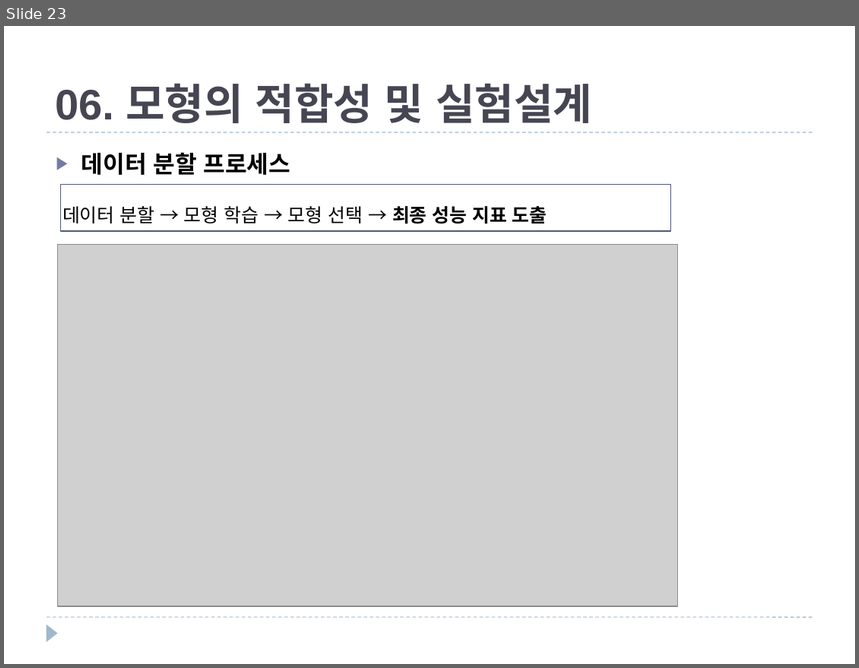
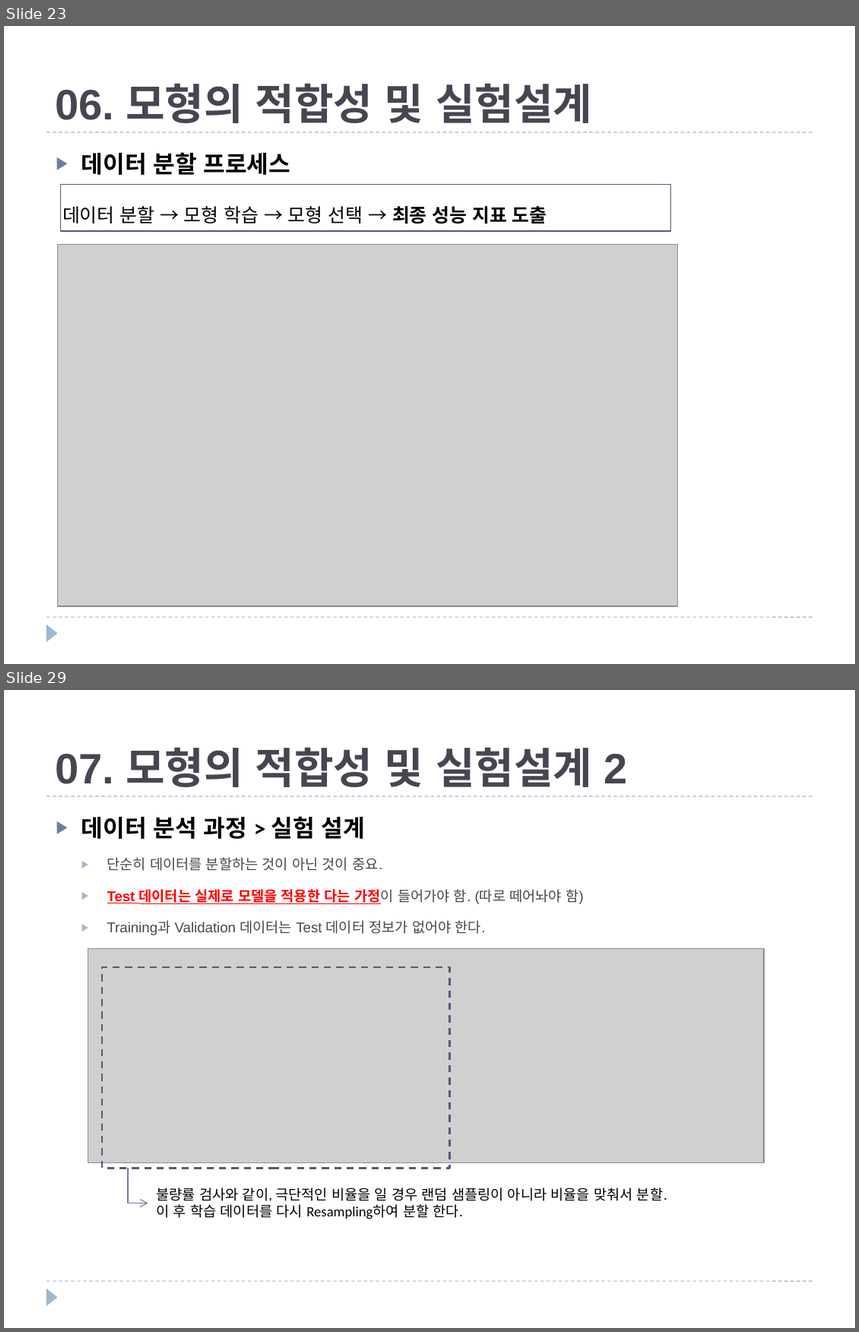
Before and after one commit to JXXA/JXXAGit, a slide deck: Machine Learning 개념과 종류.pptx. Shown one above the other, each under a label of ours: slide 23 before the commit, slides 23 and 29 after it; the slides between them are not shown. The pictures are 859x668 and 859x1332 pixels, drawn with LibreOffice and Linux fonts; fonts in the diff are those of the drawing; grey boxes stand for pictures. Boxes give left, top, right and bottom in pixels: in the first picture for what was removed or moved away, otherwise in the second. Text is boxed around its words. In the diff, an @@ line names an element or a change of style, - is before the commit and + after.

Commit message:
Update Machine Learning 개념과 종류.pptx
2020.10.23 데이터분석 전처리/실험설계 내용 정리

```diff
--- a/Machine Learning 개념과 종류.pptx
+++ b/Machine Learning 개념과 종류.pptx
@@ slide 29 added at (4, 690, 855, 1328), background #FFFFFF; not listed: 3 template elements that a slide beside it also shows @@
@@ title added at (55, 747, 628, 787), 36 pt, text #464653, bold @@
+07. 모형의 적합성 및 실험설계 2
@@ text added at (82, 816, 584, 935), 12 pt, text #464653 @@
+▶ 데이터 분석 과정 > 실험 설계
+  ▶ 단순히 데이터를 분할하는 것이 아닌 것이 중요.
+  ▶ Test 데이터는 실제로 모델을 적용한 다는 가정이 들어가야 함. (따로 떼어놔야 함)
+  ▶ Training과 Validation 데이터는 Test 데이터 정보가 없어야 한다.
@@ picture added at (88, 948, 764, 1163) @@
@@ rectangle added at (102, 967, 449, 1168), outline #545C79 1.5 pt dashed @@
@@ elbow arrow added from (129, 1168) to (148, 1203), #727CA3 0.75 pt @@
@@ text added at (157, 1188, 667, 1220), 12 pt, text #000000 @@
+불량률 검사와 같이, 극단적인 비율을 일 경우 랜덤 샘플링이 아니라 비율을 맞춰서 분할.
+이 후 학습 데이터를 다시 Resampling하여 분할 한다.
```
Also in this commit, not shown: 1 slide changed, 5 other slides added.
